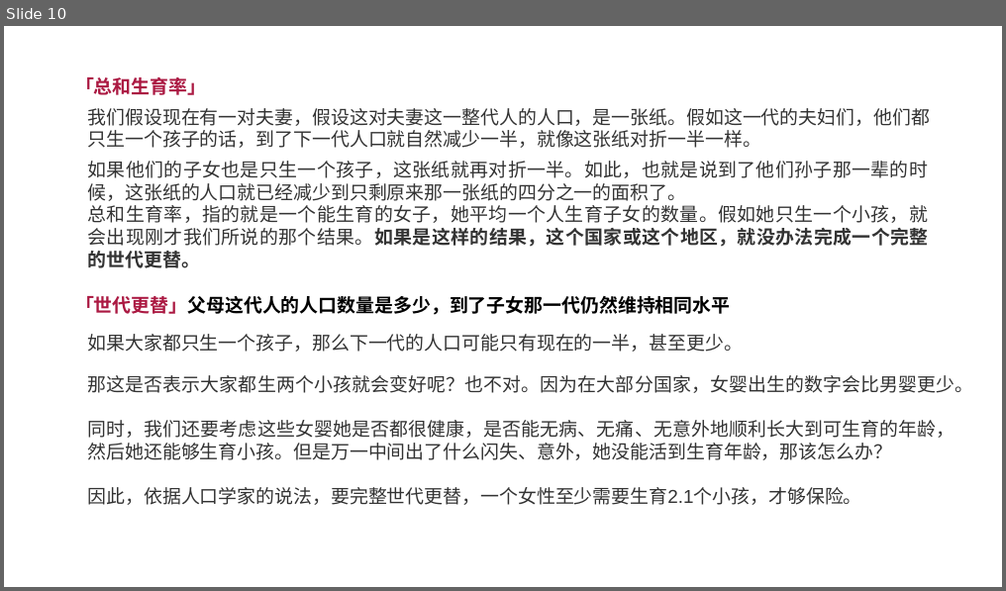
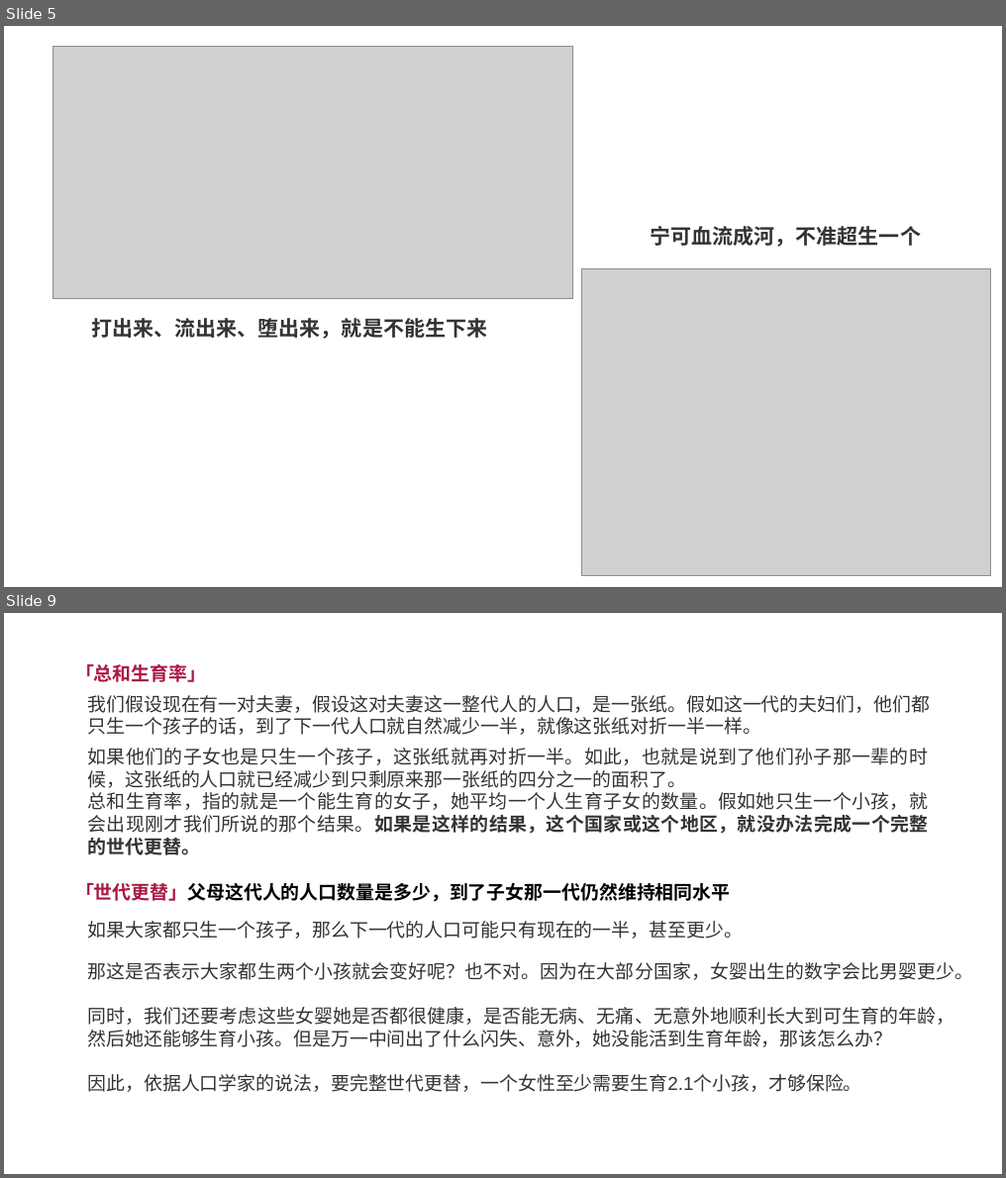
Before and after one commit to FredJiangFei/freetalk, a slide deck: 生娃是国家大事/sw.pptx. Shown one above the other, each under a label of ours: slide 10 before the commit, slides 5 and 9 after it; the slides between them are not shown. The pictures are 1006x591 and 1006x1178 pixels, drawn with LibreOffice and Linux fonts; fonts in the diff are those of the drawing; grey boxes stand for pictures. Boxes give left, top, right and bottom in pixels: in the first picture for what was removed or moved away, otherwise in the second. Text is boxed around its words. In the diff, an @@ line names an element or a change of style, - is before the commit and + after.

```diff
--- a/生娃是国家大事/sw.pptx
+++ b/生娃是国家大事/sw.pptx
@@ slide 5 added at (x1=4, y1=26, x2=1002, y2=587), background #FFFFFF @@
@@ picture added at (x1=54, y1=47, x2=572, y2=299) @@
@@ text added at (x1=650, y1=226, x2=921, y2=247), 20 pt, text #333333, bold @@
+宁可血流成河，不准超生一个
@@ picture added at (x1=582, y1=270, x2=991, y2=575) @@
@@ text added at (x1=92, y1=318, x2=488, y2=339), 20 pt, text #333333, bold @@
+打出来、流出来、堕出来，就是不能生下来
@@ what was slide 10 is now slide 9 @@
```
Also in this commit, not shown: 7 slides changed, 7 other slides added, 7 slides removed.
